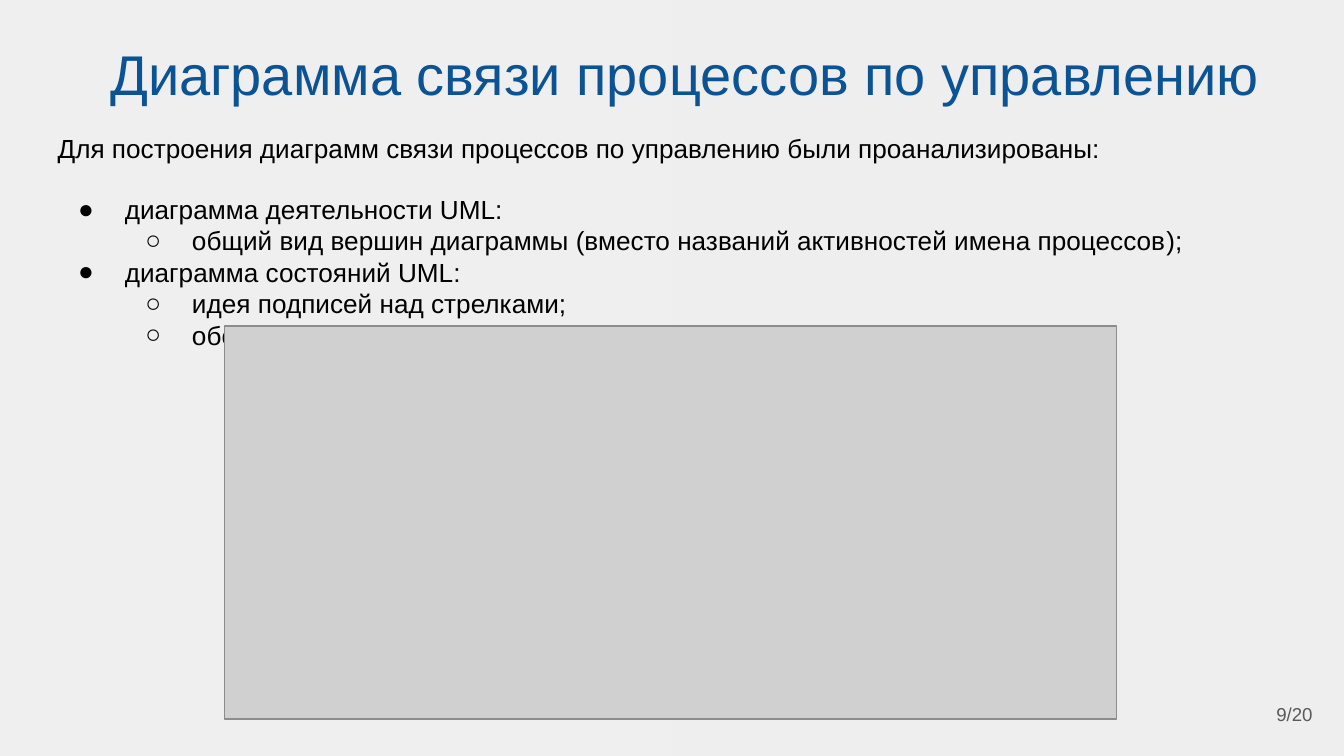
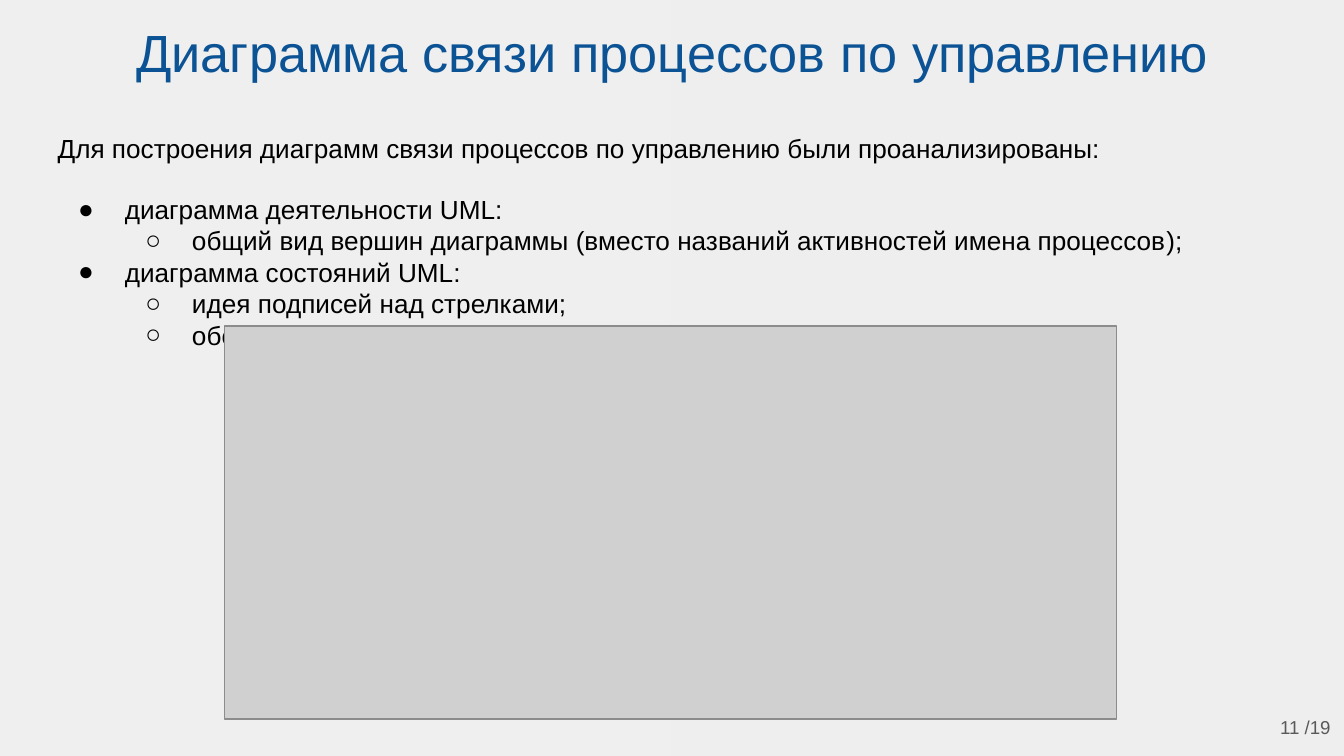
Before and after one commit to Belenkaia/Diagram-visualisation, a slide deck: slide 11 of презентации/МНСК_2.pptx (slide 9 before the commit). Drawn at 1344x756 pixels with LibreOffice and Linux fonts; fonts in the diff are those of the drawing; grey boxes stand for pictures. Boxes give left, top, right and bottom in pixels: in the first picture for what was removed or moved away, otherwise in the second. Text is boxed around its words. In the diff, an @@ line names an element or a change of style, - is before the commit and + after.

```diff
--- a/презентации/МНСК_2.pptx
+++ b/презентации/МНСК_2.pptx
@@ title "Диаграмма связи процессов по управлению" moved from (x1=110, y1=56, x2=1259, y2=105) to (x1=136, y1=36, x2=1208, y2=82) @@
@@ title "Диаграмма связи процессов по управлению" at (x1=136, y1=36, x2=1208, y2=82): size 30 to 28 pt @@
@@ page number removed at (x1=1276, y1=707, x2=1312, y2=721) @@
-9/20
@@ page number added at (x1=1280, y1=720, x2=1331, y2=734), 10 pt, text #595959 @@
+11 /19
```
Also in this commit, not shown: 14 other slides changed, 4 slides added, 33 other files.
